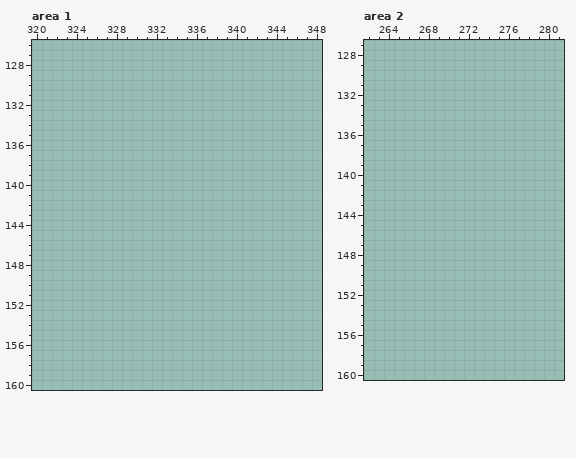
Pixel-art file -- public/ingredients.aseprite. The picture above was drawn from the file before the commit.
832x736 pixels, 1 frame. Shown: area 1: x 320..348, y 126..160; area 2: x 262..281, y 127..160. The commit also changed other parts of the picture, which this record leaves out.
After the commit:
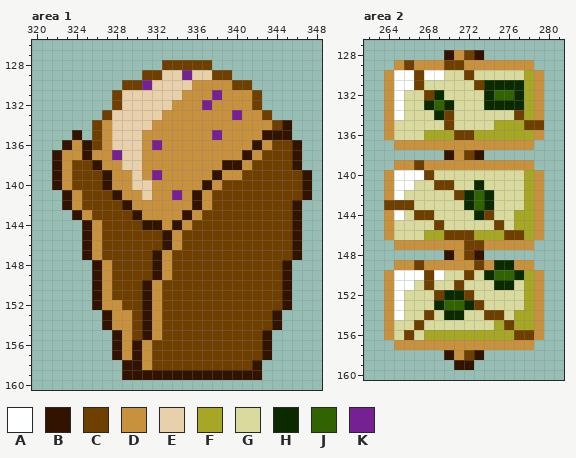
Palette (. is transparent): A #feffff  B #321300  C #6f3f00  D #c8913e  E #e8d0aa  F #a6a725  G #d9da9d  H #0b2a00  J #316300  K #752194
From old to new:
Changed rows in their new state; - is an unchanged pixel.
Area 1:
first column x 322:
128 -----------CCCCC----------
129 ---------CCEEKEECC--------
130 -------CCKEEEEDDDDCC------
131 ------CEEEEEEDDDKDDDC-----
132 ------CEEEEEDDDKDDDDC-----
133 -----CEEEEEDDDDDDDKDDC----
134 ----CDEEEEDDDDDDDDDDDDCB--
135 --B-CDEEEDDDDDDDKDDDDBBB--
136 -BDBCDEEEDKDDDDDDDDDBDCCB-
137 BDDBDDKEEDDDDDDDDDDBDCCCB-
138 BDCCBDDEEDDDDDDDDBBDCCCCB-
139 BDCCCBDDEDKDDDDDBDDCCCCCCB
140 BDCCCBDDEEDDDDDBDCCCCCCCCB
141 -BDCCCBDDEDDKDBDCCCCCCCCCB
142 -BDCCCCBDDDDDDBDCCCCCCCCB-
143 --BDCCCCBDDDDBDCCCCCCCCCB-
144 ---BDCCCCBBDBDCCCCCCCCCCB-
145 ---BDCCCCCCBDCCCCCCCCCCCB-
146 ---BDCCCCCCBDCCCCCCCCCCCB-
147 ---BDCCCCCBDCCCCCCCCCCCCB-
148 ----BDCCCCBDCCCCCCCCCCCB--
149 ----BDCCCCBDCCCCCCCCCCCB--
150 ----BDCCCBDCCCCCCCCCCCCB--
151 ----BDCCCBDCCCCCCCCCCCCB--
152 ----BDDCCBDCCCCCCCCCCCCB--
153 -----BDDCBDCCCCCCCCCCCB---
154 -----BDDCBDCCCCCCCCCCCB---
155 ------BDCBDCCCCCCCCCCB----
156 ------BDBDCCCCCCCCCCCB----
157 ------BDBDCCCCCCCCCCCB----
158 -------BBDCCCCCCCCCCB-----
159 -------BBBBBBBBBBBBBB-----
Area 2:
first column x 264:
128 ------BDCB------
129 -DCDDDCCDDDDDDD-
130 DAACAAGGCGGGGGFD
131 DAACGGGGGCHHHHFD
132 DAGGCHGGGGHJJHFD
133 DAGGHJHGGGHHHHFD
134 DAGGGHCGGGGGGCFD
135 DGGGGGCGGGGFFFCC
136 DGGGFFFCCFFFFFFD
137 -DDDDDDDDDDDDDD-
138 ------BDCB------
139 -DDCDDDDDDDDDDD-
140 DAAACGGGGGGGGGFD
141 DAAGGCCGGHGGGGFD
142 DAGGGGGCHJHGGGFD
143 CCCGGGGGHJHGGGFD
144 DAGCCGGGGHCGGFFD
145 DGGGGCGGGGGCGFFD
146 DGGGFFCCCFFFCCFD
147 -DDDDDDDCCDDDDD-
148 ------BDCB------
149 -DDCDDDDDCDHHDD-
150 DAAACAGGCGHJJHFD
151 DAAGCGGCGGGHHGFD
152 DAGGGCHHCGGGGGFD
153 DAGGGHJJHCGGGGFD
154 DAGGCGHHGGCCGFFD
155 DGGCGGGGGGGFCFFD
156 DGCGFFFFFFFFFCCD
157 -DDDDDDDDDDDDDD-
158 ------BDCB------
159 -------BB-------
Pixel boxes of the changes (left, top, right, bottom) in both pictures:
added: (52, 60, 312, 380)
added: (384, 50, 544, 370)
